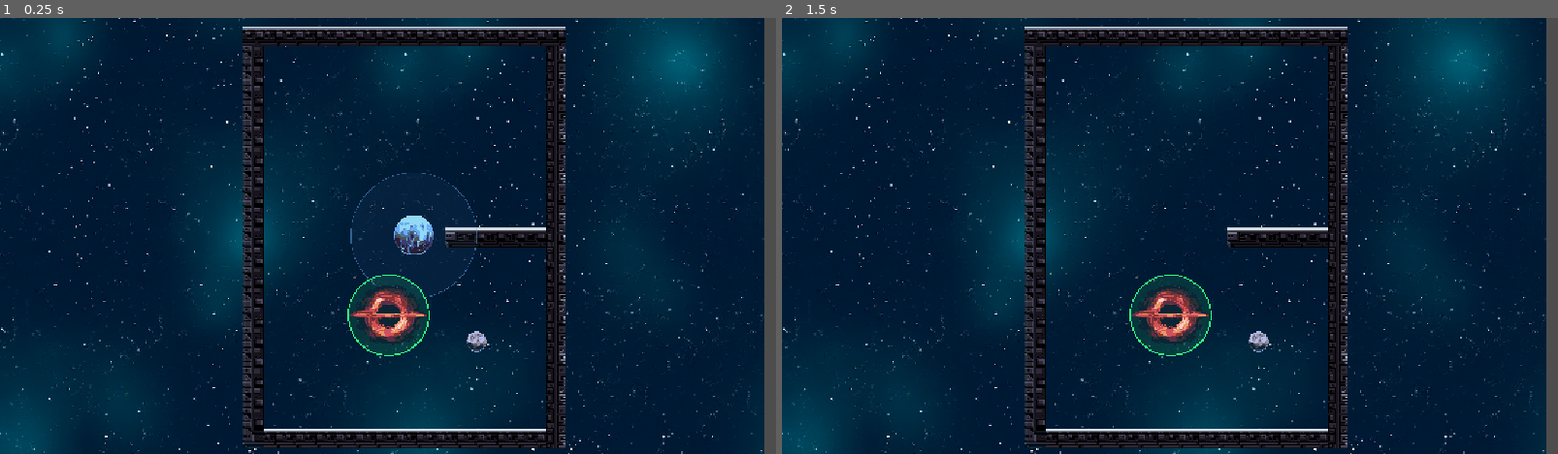
Above: before the commit, frames 1-2 (left to right).
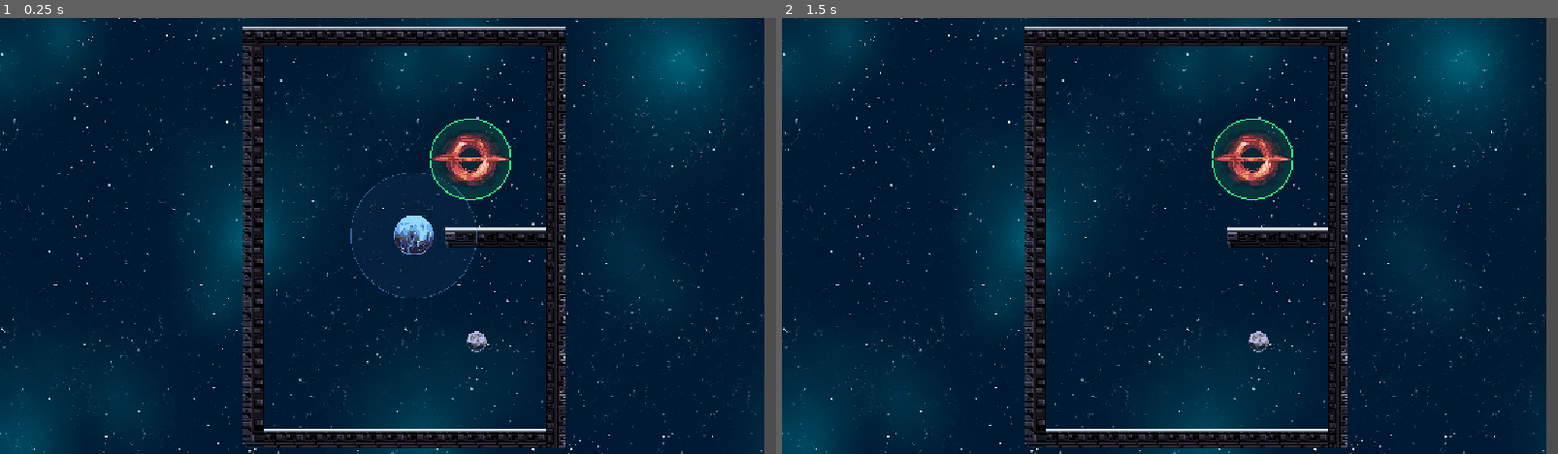
Above: after the commit, the same moments.

Repository: Harcsa102/gravity_game
Game: Godot game, scene res://Scenes/level_1.tscn
The game is run twice, just before and just after one commit, with the same random seed, the same clock (stepped at 60 frames per second) and the same inputs.
Inputs (mouse positions are in pixels of both pictures, inside the frame that each line leads up to):
- Up to frame 1 (0.25 s): no input
- Up to frame 2 (1.5 s): tap Enter at 0.5 s; move the mouse to (1340, 214) at 0.52 s; hold C (Clear Planets) 0.53-1.25 s; click (1340, 214) at 0.67 s; tap R (Retry) at 1.25 s; drag from (1014, 257) to (1170, 314) at 1.27 s

The runs differ from the first frame. In frame 1, 2.5% of the frame differs, in the area x 44-66%, y 23-78%; in frame 2, 2.5%.

Commit message:
second

Diff:
--- a/Scenes/level_1.tscn
+++ b/Scenes/level_1.tscn
@@ -167,7 +167,7 @@
 gravity_strength = 30.0
 
 [node name="Goal" parent="." unique_id=1776181934 instance=ExtResource("6_evi0p")]
-position = Vector2(455, 460)
+position = Vector2(585, 212)
 collision_layer = 8
 goal_radius = 64.0
 
Not shown, added: build/index.apple-touch-icon.png.import
Not shown, added: build/index.icon.png.import
Not shown, added: build/index.png.import
Not shown, changed: export_presets.cfg
Not shown, added: build/index.audio.position.worklet.js
Not shown, added: build/index.audio.worklet.js
Not shown, added: build/index.js
Not shown, added: build/index.pck
Not shown, added: build/index.png
Not shown, added: build/index.wasm
Not shown, added: build/index.zip
